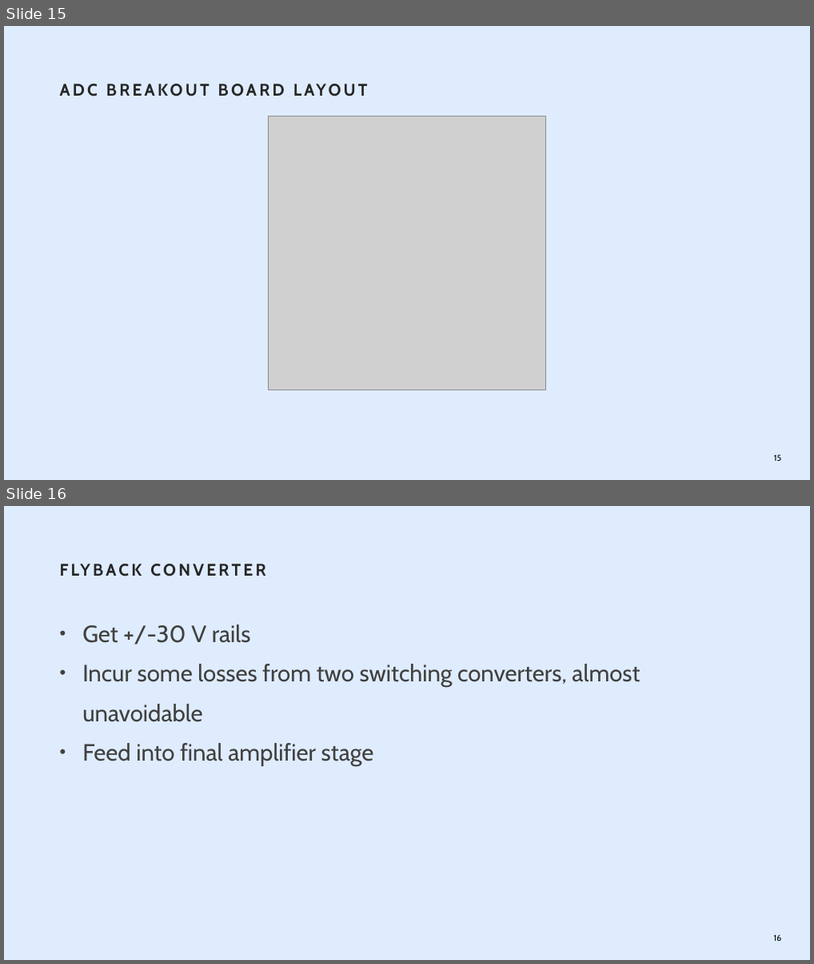
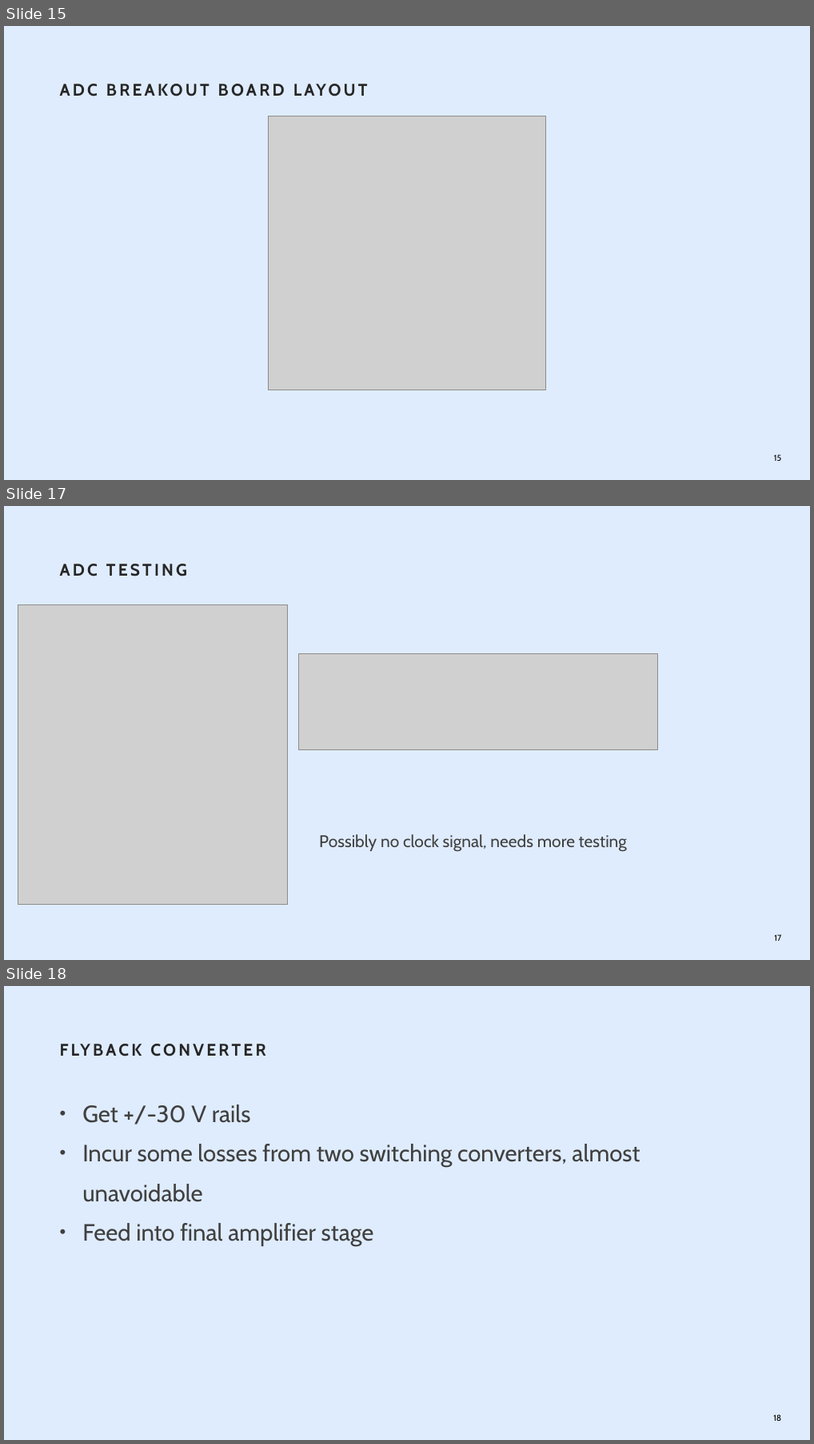
Before and after one commit to tylerwhite26/ECE_455_Brain_Stimulator, a slide deck: Presentations/Week_11_Presentation.pptx. Shown one above the other, each under a label of ours: slides 15 and 16 before the commit, slides 15, 17 and 18 after it; the slides between them are not shown. The pictures are 814x964 and 814x1444 pixels, drawn with LibreOffice and Linux fonts; fonts in the diff are those of the drawing; grey boxes stand for pictures; background and template pictures are left out. Boxes give left, top, right and bottom in pixels: in the first picture for what was removed or moved away, otherwise in the second. Text is boxed around its words. In the diff, an @@ line names an element or a change of style, - is before the commit and + after.

```diff
--- a/Presentations/Week_11_Presentation.pptx
+++ b/Presentations/Week_11_Presentation.pptx
@@ slide 17 added at bbox=[4, 506, 810, 960], background #DFECFD @@
@@ title added at bbox=[60, 564, 187, 576], 20 pt, text #262626, bold @@
+ADC TESTING
@@ picture added at bbox=[18, 604, 288, 904] @@
@@ picture added at bbox=[298, 654, 658, 750] @@
@@ text added at bbox=[319, 834, 627, 852], 20 pt, text #404040 @@
+Possibly no clock signal, needs more testing
@@ page number added at bbox=[774, 934, 782, 940], 10 pt, text #000000 @@
+17
@@ what was slide 16 is now slide 18 @@
@@ page number at bbox=[774, 1414, 782, 1420]: text changed @@
-16
+18
```
Also in this commit, not shown: 1 other slide added.
